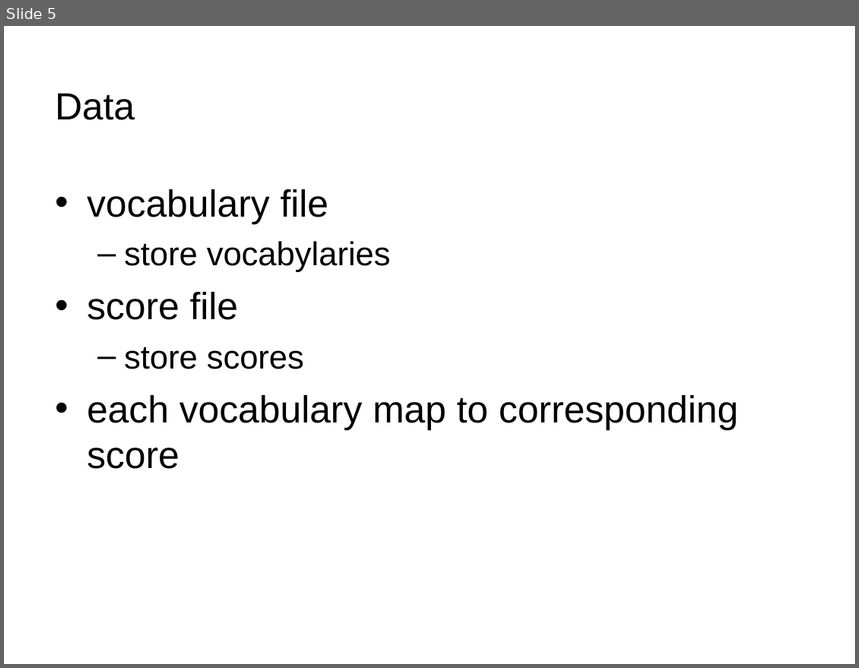
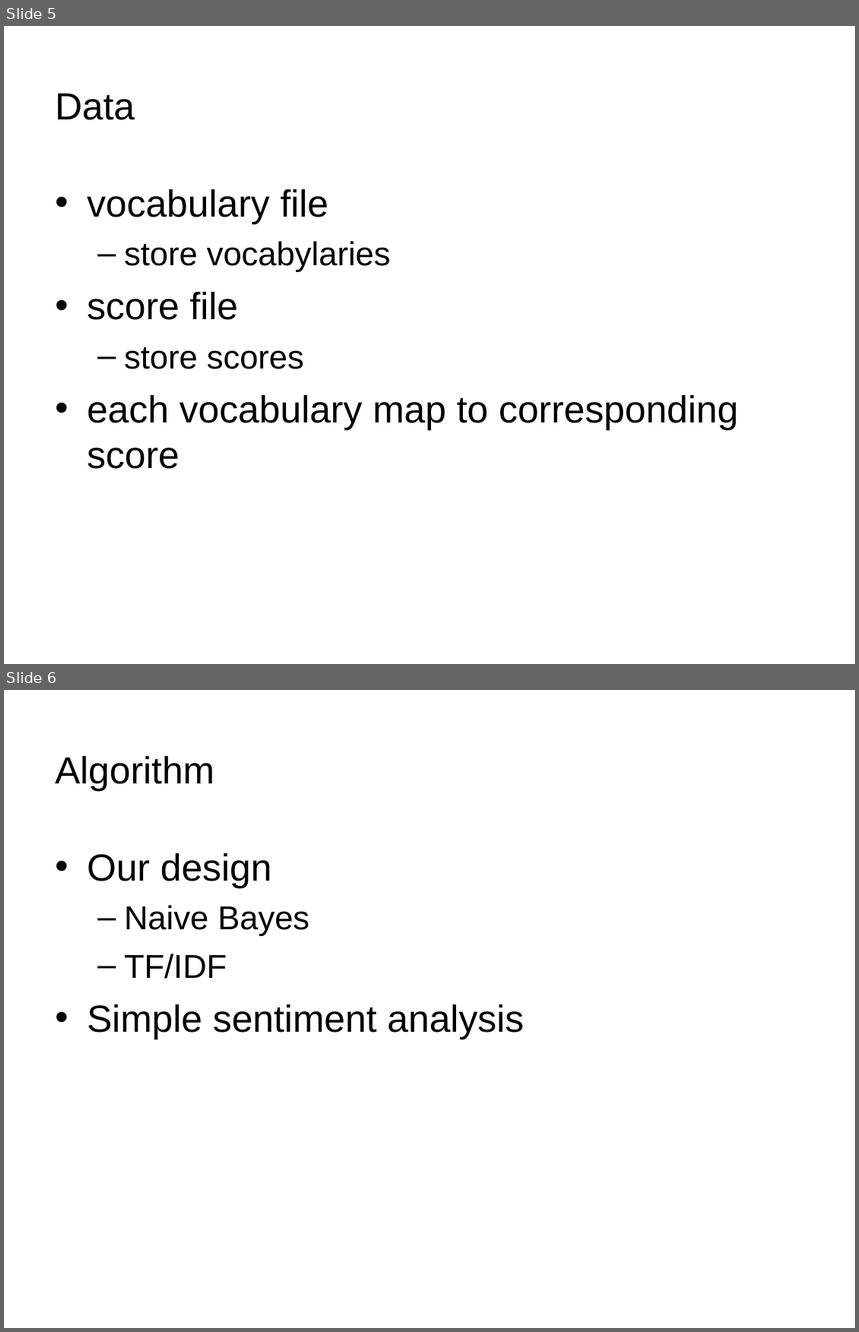
Before and after one commit to Azure22/cs686dm-final, a slide deck: Presentation.ppt. Shown one above the other, each under a label of ours: slide 5 before the commit, slides 5 and 6 after it. The pictures are 859x668 and 859x1332 pixels, drawn with LibreOffice and Linux fonts; fonts in the diff are those of the drawing. Boxes give left, top, right and bottom in pixels: in the first picture for what was removed or moved away, otherwise in the second. Text is boxed around its words. In the diff, an @@ line names an element or a change of style, - is before the commit and + after.

```diff
--- a/Presentation.ppt
+++ b/Presentation.ppt
@@ slide 6 added at [4,690,855,1328], background #FFFFFF @@
@@ title added at [55,756,215,791], 32 pt, text #000000 @@
+Algorithm
@@ text added at [87,853,524,1040], 32 pt, text #000000 @@
+• Our design
+  – Naive Bayes
+  – TF/IDF
+• Simple sentiment analysis
```
Also in this commit, not shown: 1 slide changed, 1 other slide added, 1 slide removed.
